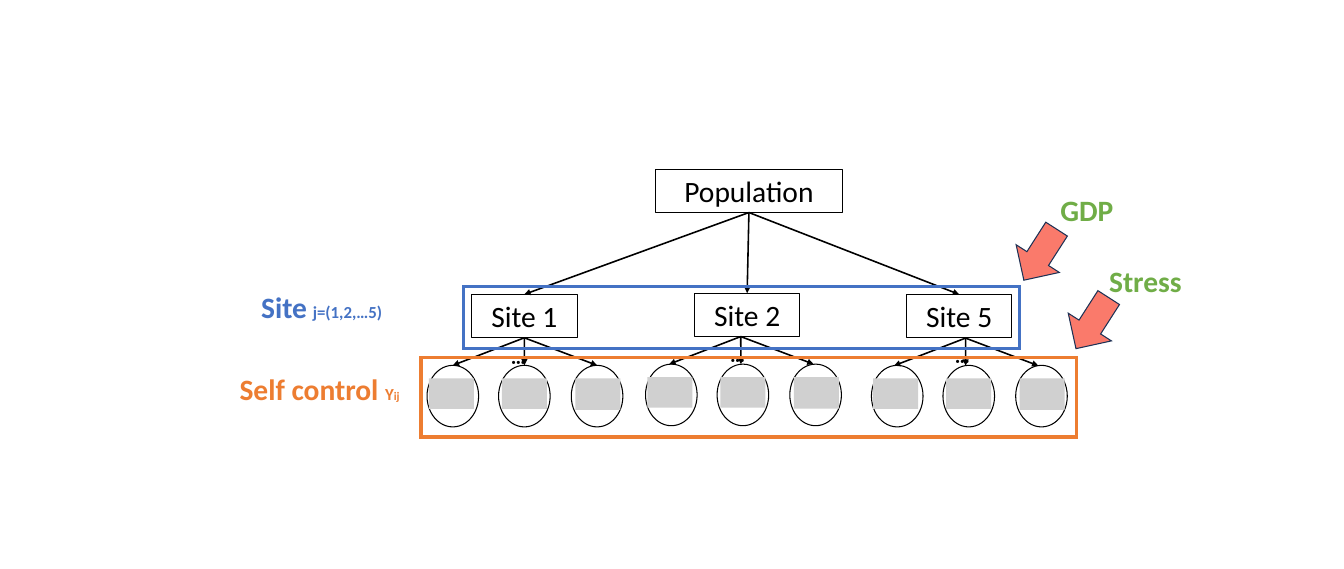
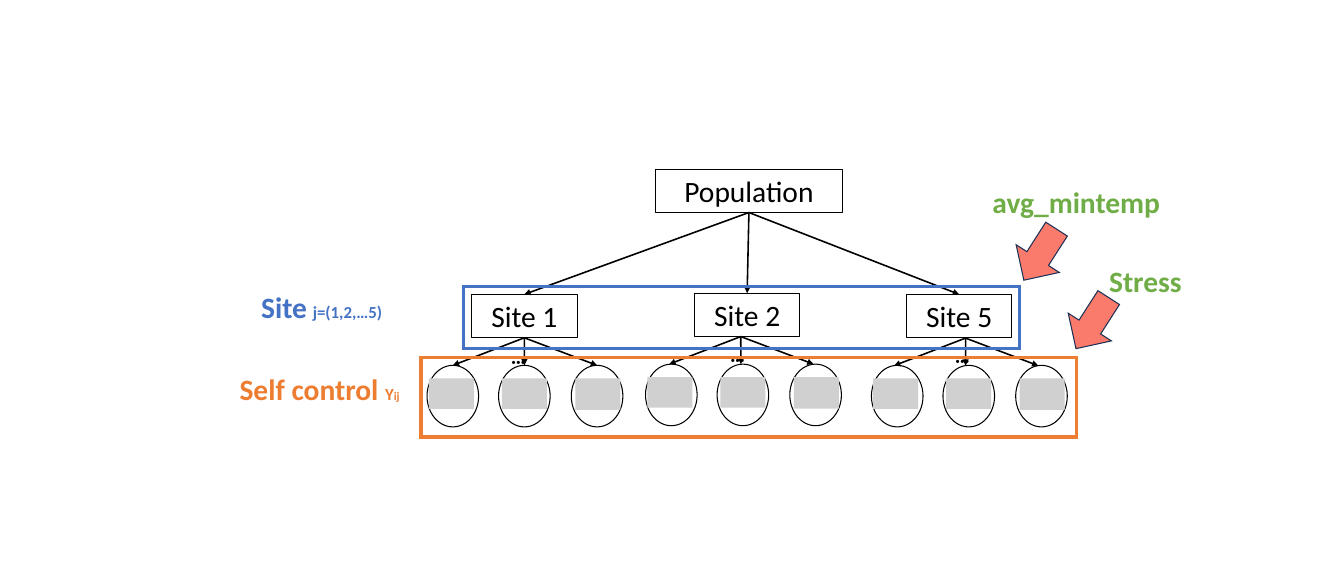
Before and after one commit to Utenna/PyBayesian, a slide deck: slide 1 of 2023/pic.pptx (slide 10 before the commit). Drawn at 1344x569 pixels with LibreOffice and Linux fonts; fonts in the diff are those of the drawing; grey boxes stand for pictures. Boxes give left, top, right and bottom in pixels: in the first picture for what was removed or moved away, otherwise in the second. Text is boxed around its words. In the diff, an @@ line names an element or a change of style, - is before the commit and + after.

Commit message:
update plot ppt

```diff
--- a/2023/pic.pptx
+++ b/2023/pic.pptx
@@ text at [992,192,1160,218]: text changed @@
-GDP
+avg_mintemp
```
